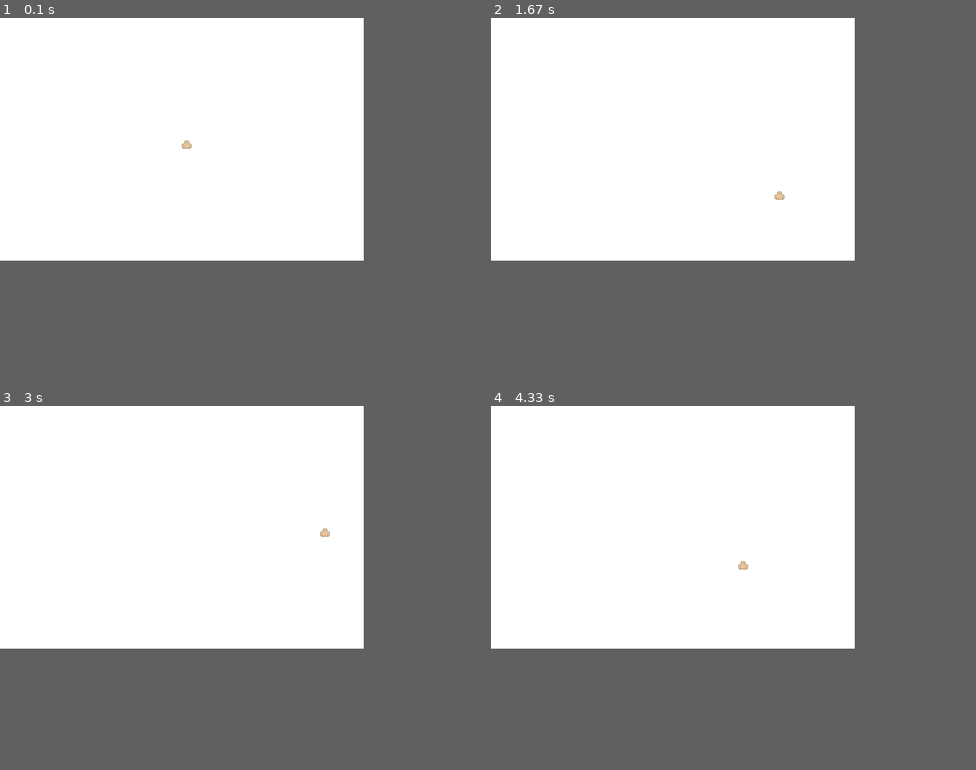
Above: before the commit, frames 1-4 (two rows, left to right).
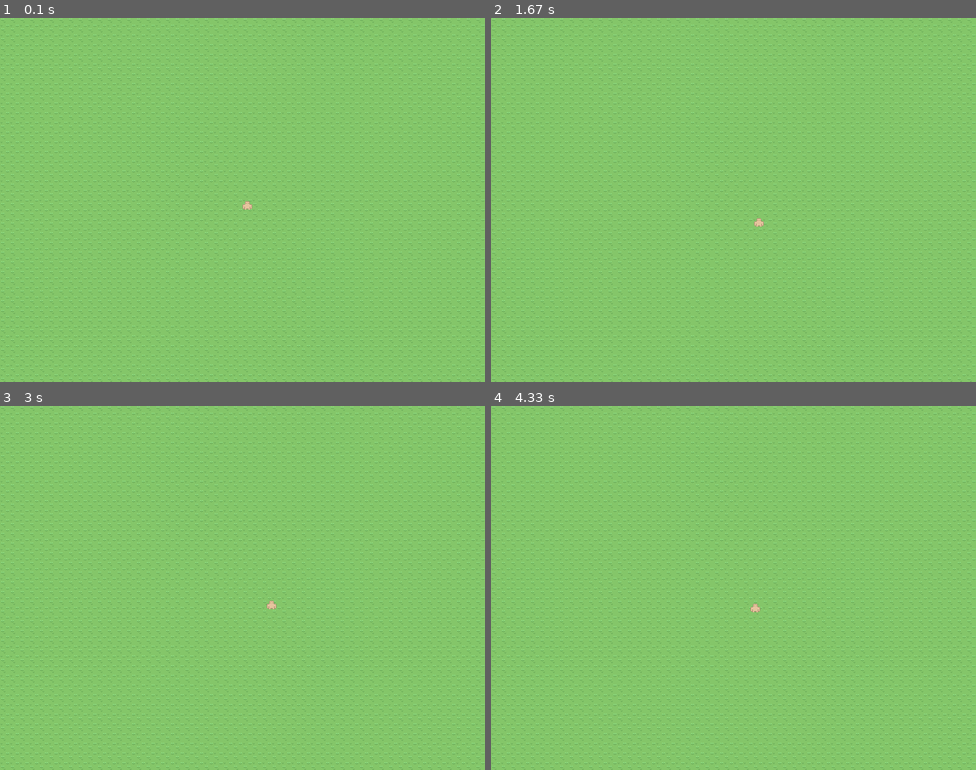
Above: after the commit, the same moments.

Repository: stufflebeem/pygame
Game: pygame game, started from game.py
The game is run twice, just before and just after one commit, with the same random seed, the same clock (stepped at 60 frames per second) and the same inputs.
Inputs:
- Up to frame 1 (0.1 s): no input
- Up to frame 2 (1.67 s): hold S 0.33-0.8 s; hold Right 0.33-0.8 s; hold Ctrl 0.83-1.3 s; hold Right 0.83-1.3 s
- Up to frame 3 (3 s): tap Shift at 1.83 s; hold W 2.17-2.63 s; hold Right from 2.67 s (still down)
- Up to frame 4 (4.33 s): release Right at 3.13 s; hold A 3.17-3.7 s; hold Down 3.73-4.03 s; hold A from 4.07 s (still down)
In our replay, the window is 600x400 before the commit and 800x600 after it. These sizes can differ from the game's own. Grey fills any space a smaller window leaves; there, only what the larger window draws over its background counts as a difference.

The runs differ from the first frame. In frame 1, 53% of the frame differs, in the area x 0-100%, y 0-100%; in frame 2, 53%; in frame 3, 53%; in frame 4, 53%.

Commit message:
Sprite and background changes
created class of Player and of Items, defining all character sprites of pants and boots. also created a background from a grassy tile.

Diff:
--- a/game.py
+++ b/game.py
@@ -1,36 +1,33 @@
 # Example file showing a basic pygame "game loop"|
 import pygame
+from sprites import get_sprite, Player
 
 # pygame setup
 pygame.init()
-WIDTH = 600
-HEIGHT = 400
+WIDTH = 800
+HEIGHT = 600
 screen = pygame.display.set_mode((WIDTH, HEIGHT))
 clock = pygame.time.Clock()
 running = True
 
-# creates the spritesheet from roguelikeChar_transparent.png and allows you to pick different elements of
-sprite_sheet = pygame.image.load("roguelikeChar_transparent.png").convert_alpha()
-def get_sprite(sheet, x, y, width, height):
-    """extracts sprites from a spritesheet where:
-    sheet: loaded sprite image sheet
-    x: X coordinate of top-left corner of sprite
-    y: Y coordinate of top-left corner of sprite
-    width: Width of the sprite
-    height: Height of the sprite"""
-    # creates surface space for the sprite
-    sprite_image = pygame.Surface((width, height), pygame.SRCALPHA).convert_alpha()
-    # blits desired sprite onto the new surface
-    sprite_image.blit(sheet, (0,0), (x, y, width, height))
-    return sprite_image
-# establishes the player sprite frame
-player_frame = get_sprite(sprite_sheet, 0, 0, 16, 16)
-#creates initial player x and y
-player_x = int(WIDTH/2)
-player_y = int(HEIGHT/2)
-player_speed = 3
-def player(x,y):
-    screen.blit(player_frame, (player_x, player_y))
+# loads sprite sheet
+sprite_sheet = pygame.image.load('characters/sprites/roguelikeChar_transparent.png').convert_alpha()
+player_speed = 1
+
+# creates player robert
+robert = Player(int(WIDTH/2), int(HEIGHT/2),  player_speed)
+robert.player_frame(sprite_sheet, 0, 0)
+robert.draw(screen)
+
+# creates background
+grass_tile_location = pygame.image.load('town/tiles/tile_0001.png').convert_alpha()
+grass_tile = get_sprite(grass_tile_location,0,0,16,16)
+background = pygame.Surface((WIDTH,HEIGHT))
+
+# repeats tile for every tile length
+for x in range(0,WIDTH,16):
+    for y in range(0,HEIGHT,16):
+        background.blit(grass_tile,(x,y))
 
 while running:
     # poll for events
@@ -39,24 +36,15 @@
         if event.type == pygame.QUIT:
             running = False
 
-    # fill the screen with a color to wipe away anything from last frame
-    screen.fill("white")
+     # render background to clear last frame
+    screen.blit(background,(0,0))
 
     # RENDER YOUR GAME HERE
 
-    # Creates input for all input keys
-    keys = pygame.key.get_pressed()
-
-    if keys[pygame.K_LEFT] or keys[pygame.K_a]:
-        player_x -= player_speed
-    if keys[pygame.K_RIGHT] or keys[pygame.K_d]:
-        player_x += player_speed
-    if keys[pygame.K_DOWN] or keys[pygame.K_s]:
-        player_y += player_speed
-    if keys[pygame.K_UP] or keys[pygame.K_w]:
-        player_y -= player_speed
-
-    player(player_x,player_y)
+    # render character
+    robert.keys()
+    robert.speed()
+    robert.draw(screen)
 
     # flip() the display to put your work on the screen
     pygame.display.flip()
--- /dev/null
+++ b/sprites.py
@@ -0,0 +1,102 @@
+import pygame
+
+def get_sprite(sheet, x, y, width, height):
+    """extracts sprites from a spritesheet where:
+    sheet: loaded sprite image sheet
+    x: X coordinate of top-left corner of sprite
+    y: Y coordinate of top-left corner of sprite
+    width: Width of the sprite
+    height: Height of the sprite"""
+    # creates surface space for the sprite
+    sprite_image = pygame.Surface((width, height), pygame.SRCALPHA).convert_alpha()
+    # blits desired sprite onto the new surface
+    sprite_image.blit(sheet, (0,0), (x, y, width, height))
+    return sprite_image
+
+# creates a class of sprite Player for the user to control
+class Player():
+    def __init__(self, player_x, player_y, player_speed):
+        """player_x: the x coordinate of the sprite
+           player_y: the y coordinate of the sprite
+           player_speed: the number of pixles the sprite moves per frame"""
+        self.player_x = player_x
+        self.player_y = player_y
+        self.player_speed = player_speed
+
+    def player_frame(self,sprite_sheet, sprite_sheet_x, sprite_sheet_y):
+        """sprite_sheet: the sheet where the sprite is located
+           sprite_sheet_x: the x coordinate of the sprite on the sprite sheet
+           sprite_sheet_y: the y coordinate of the sprite on the sprite sheet"""
+        self.player_frame = get_sprite(sprite_sheet, sprite_sheet_x, sprite_sheet_y, 16, 16)
+        self.sprite_sheet_x = sprite_sheet_x
+        self.sprite_sheet_y = sprite_sheet_y
+
+    def draw(self, surface):
+        "surface: the screen on which the sprite is drawn"
+        surface.blit(self.player_frame, (self.player_x, self.player_y))
+
+    def keys(self):
+        """takes keystroke inputs and changes the position of the sprite on the screen relative to
+        the player_speed"""
+        keys = pygame.key.get_pressed()
+        if keys[pygame.K_LEFT] or keys[pygame.K_a]:
+            self.player_x -= self.player_speed
+        if keys[pygame.K_RIGHT] or keys[pygame.K_d]:
+            self.player_x += self.player_speed
+        if keys[pygame.K_DOWN] or keys[pygame.K_s]:
+            self.player_y += self.player_speed
+        if keys[pygame.K_UP] or keys[pygame.K_w]:
+            self.player_y -= self.player_speed
+    def speed(self):
+        speed = pygame.key.get_pressed()
+        if speed[pygame.K_LSHIFT]:
+            self.player_speed += 0.1
+        if speed[pygame.K_LCTRL]:
+            self.player_speed -= 0.1
+        if self.player_speed < 0:
+            self.player_speed = abs(self.player_speed)
+
+# creates a class of Items for the Player and others to wear and use
+class Items():
+    def __init__(self, sprite_sheet):
+        self.sprite_sheet = sprite_sheet
+    def pants_black(self):
+        self.pants_black = get_sprite(self.sprite_sheet, 51, 0, 16, 16)
+    def pants_brown(self):
+        self.pants_brow = get_sprite(self.sprite_sheet, 51, 17, 16, 16)
+    def pants_iron(self):
+        self.pants_iron = get_sprite(self.sprite_sheet, 51, 34, 16, 16)
+    def pants_leather(self):
+        self.pants_leather = get_sprite(self.sprite_sheet, 51, 51, 16, 16)
+    def pants_red(self):
+        self.pants_leather = get_sprite(self.sprite_sheet, 51, 85, 16,16)
+    def pants_blue(self):
+        self.pants_blue = get_sprite(self.sprite_sheet, 51, 102, 16,16)
+    def pants_purple(self):
+        self.pants_purple = get_sprite(self.sprite_sheet, 51, 119, 16, 16)
+    def pants_green(self):
+        self.pants_green = get_sprite(self.sprite_sheet, 51, 136, 16, 16)
+    def dress_blue(self):
+        self.pants_green = get_sprite(self.sprite_sheet, 51, 68, 16, 16)
+    def dress_brown(self):
+        self.dress_brown = get_sprite(self.sprite_sheet, 51, 170, 16, 16)
+    def dress_red(self):
+        self.dress_red = get_sprite(self.sprite_sheet, 68, 68, 16, 16)
+    def dress_purple(self):
+        self.dress_purple = get_sprite(self.prite_sheet, 51, 170, 16, 16)
+    def boots_black(self):
+        self.boots_black = get_sprite(self.sprite_sheet, 85, 0, 16, 16)
+    def boots_brown(self):
+        self.boots_brown = get_sprite(self.sprite_sheet, 85, 17, 16, 16)
+    def boots_iron(self):
+        self.boots_iron = get_sprite(self.sprite_sheet, 85, 34, 16, 16)
+    def boots_leather(self):
+        self.boots_iron = get_sprite(self.sprite_sheet, 85, 51, 16, 16)
+    def boots_red(self):
+        self.boots_red = get_sprite(self.sprite_sheet, 85, 85, 16, 16)
+    def boots_blue(self):
+        self.boots_blue = get_sprite(self.sprite_sheet, 85, 102, 16, 16)
+    def boots_purple(self):
+        self.boots_purple = get_sprite(self.sprite_sheet, 85, 119, 16, 16)
+    def boots_green(self):
+        self.boots_green = get_sprite(self.sprite_sheet, 85, 136, 16, 16)
Renamed: kenney_roguelike-characters/License.txt -> characters/License.txt
Renamed: kenney_roguelike-characters/Preview.png -> characters/Preview.png
Renamed: kenney_roguelike-characters/Sample.png -> characters/Sample.png
Renamed: kenney_roguelike-characters/Spritesheet/roguelikeChar_magenta.png -> characters/sprites/roguelikeChar_magenta.png
Renamed: kenney_roguelike-characters/Spritesheet/roguelikeChar_transparent.png -> characters/sprites/roguelikeChar_transparent.png
Renamed: kenney_roguelike-caves-dungeons/Spritesheet/spritesheetInfo.txt -> characters/sprites/spritesheetInfo.txt
Renamed: kenney_ui-pack-pixel-adventure/Tiles/Large tiles/Thick outline/tile_0000.png -> kenney_ui-pack-pixel-adventure/tiles/large_tiles/thick_outline/tile_0000.png
Renamed: kenney_ui-pack-pixel-adventure/Tiles/Large tiles/Thick outline/tile_0001.png -> kenney_ui-pack-pixel-adventure/tiles/large_tiles/thick_outline/tile_0001.png
Renamed: kenney_ui-pack-pixel-adventure/Tiles/Large tiles/Thick outline/tile_0002.png -> kenney_ui-pack-pixel-adventure/tiles/large_tiles/thick_outline/tile_0002.png
Renamed: kenney_ui-pack-pixel-adventure/Tiles/Large tiles/Thick outline/tile_0003.png -> kenney_ui-pack-pixel-adventure/tiles/large_tiles/thick_outline/tile_0003.png
Renamed: kenney_ui-pack-pixel-adventure/Tiles/Large tiles/Thick outline/tile_0004.png -> kenney_ui-pack-pixel-adventure/tiles/large_tiles/thick_outline/tile_0004.png
Renamed: kenney_ui-pack-pixel-adventure/Tiles/Large tiles/Thick outline/tile_0005.png -> kenney_ui-pack-pixel-adventure/tiles/large_tiles/thick_outline/tile_0005.png
(and 641 more such lines)
